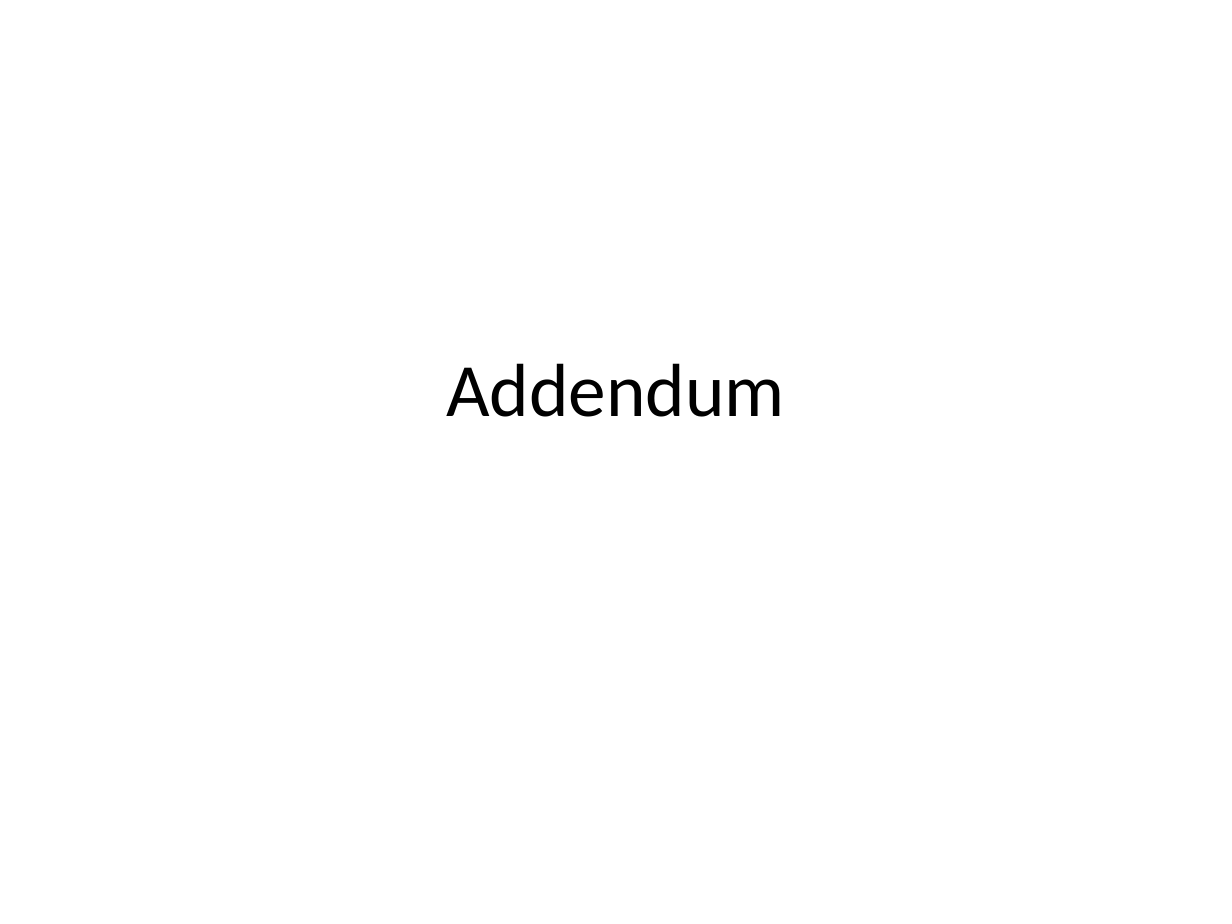
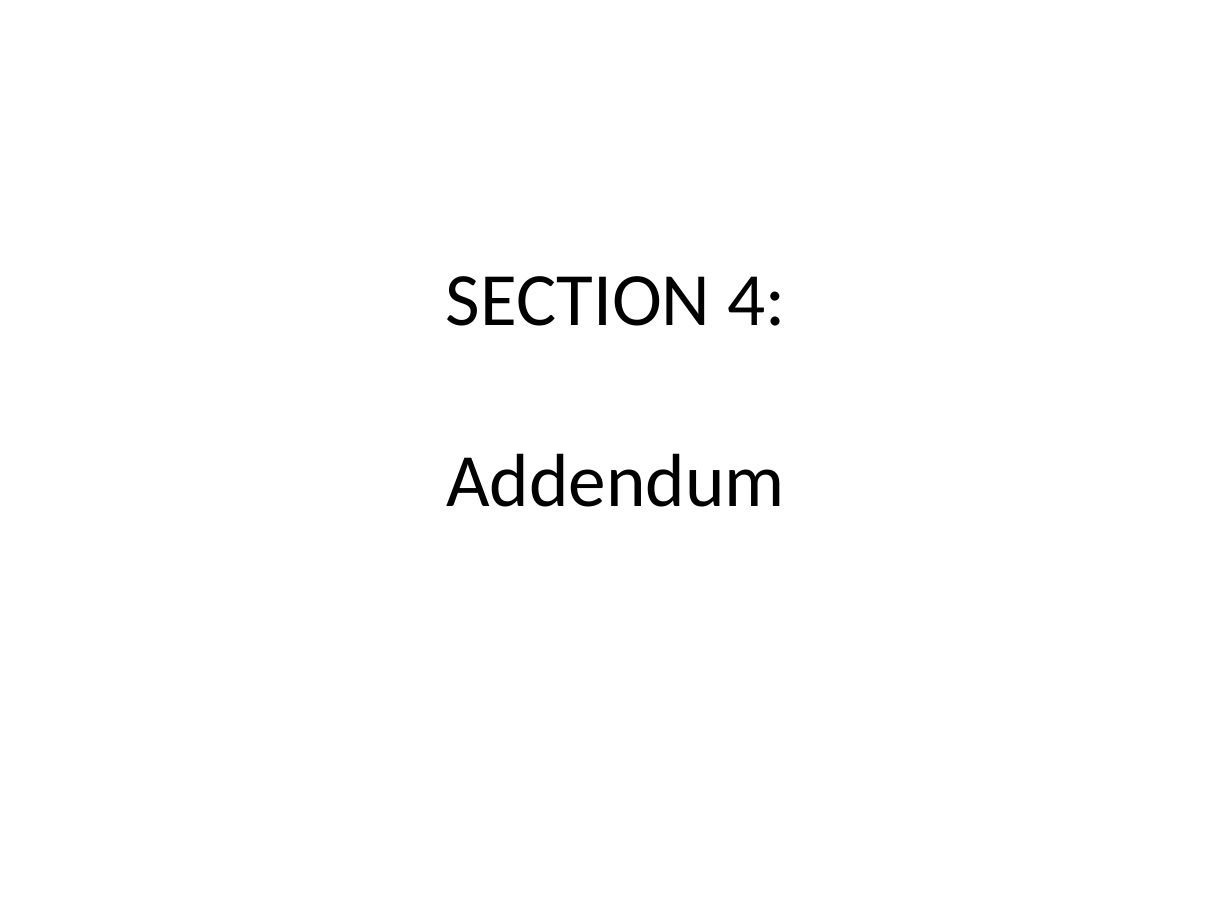
Before and after one commit to stefanutti/maps-coloring-java, a slide deck: slide 25 of ct/ct-docs/cahit-spiral-chains/spiral-chains.ppt (slide 22 before the commit). Drawn at 1232x924 pixels with LibreOffice and Linux fonts; fonts in the diff are those of the drawing. Boxes give left, top, right and bottom in pixels: in the first picture for what was removed or moved away, otherwise in the second. Text is boxed around its words. In the diff, an @@ line names an element or a change of style, - is before the commit and + after.

```diff
--- a/ct/ct-docs/cahit-spiral-chains/spiral-chains.ppt
+++ b/ct/ct-docs/cahit-spiral-chains/spiral-chains.ppt
@@ title at [446,276,786,507]: text changed @@
-Addendum
+SECTION 4:
+Addendum
```
Also in this commit, not shown: 9 other slides changed, 6 slides added, 7 slides removed, 54 other files.
